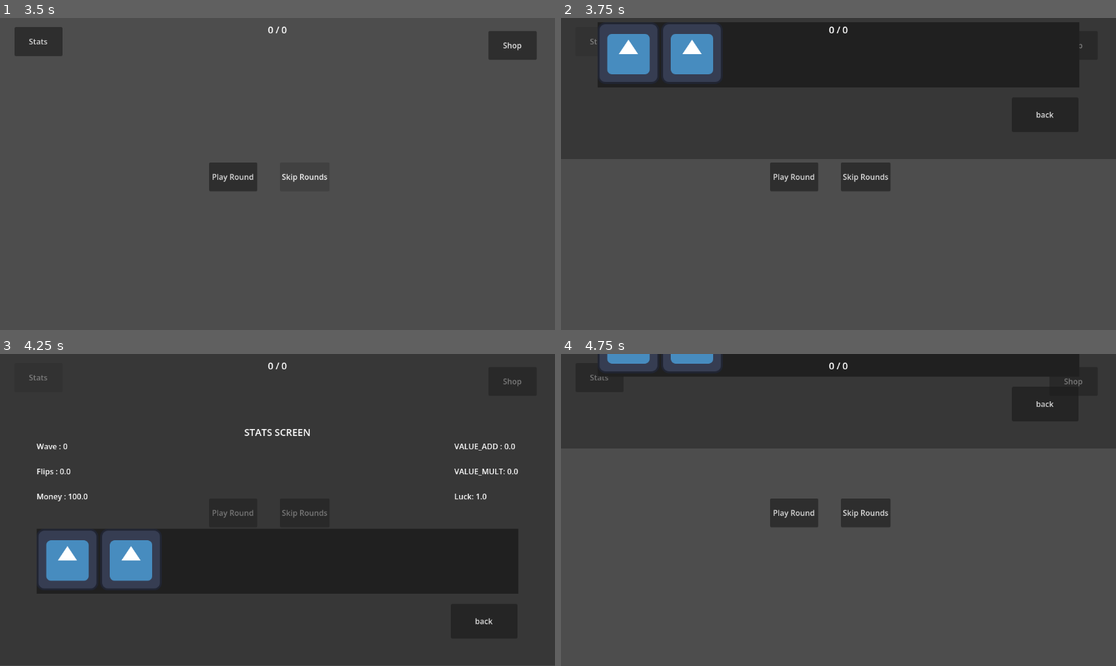
Above: before the commit, frames 1-4 (two rows, left to right).
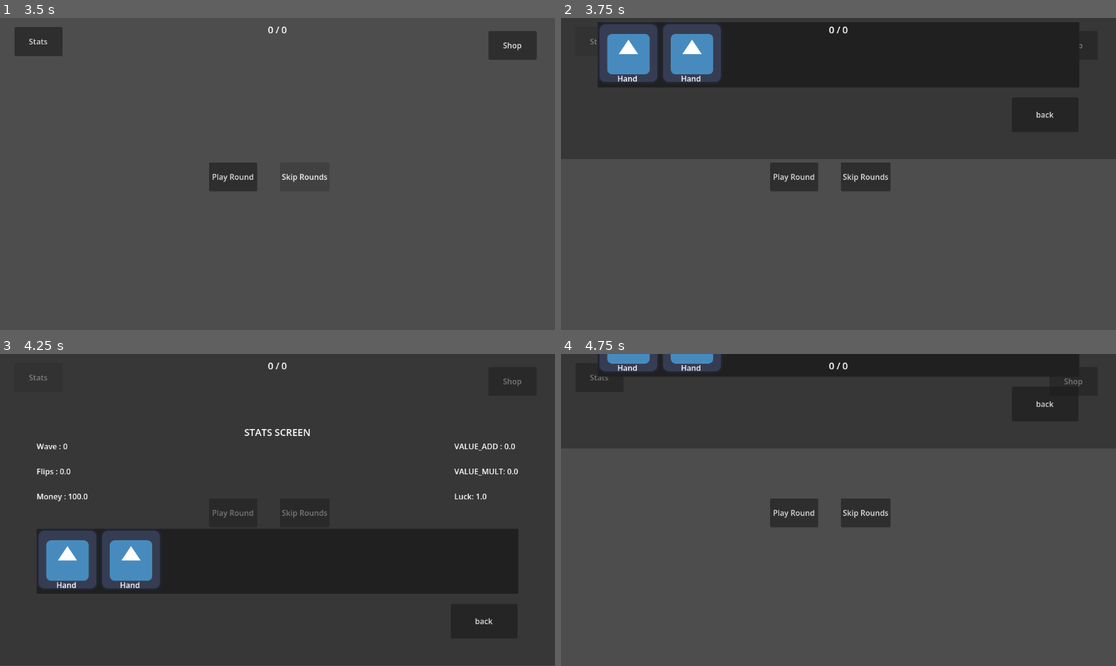
Above: after the commit, the same moments.

Repository: iceknith/Organ-Gambler-Full
Game: Godot game, scene res://src/game_scenes/main/main.tscn
The game is run twice, just before and just after one commit, with the same random seed, the same clock (stepped at 60 frames per second) and the same inputs. The engine's default icon, where the game draws it, is replaced by a stand-in: a white triangle on a blue panel in a dark square.
Inputs (mouse positions are in pixels of both pictures, inside the frame that each line leads up to):
- Up to frame 1 (3.5 s): click "Play Round" at 0.5 s; click "Play Round" at 1.25 s; click "Skip Rounds" at 2 s; click "Skip Rounds" at 2.75 s
- Up to frame 2 (3.75 s): click "Stats" at 3.5 s
- Up to frame 3 (4.25 s): no input
- Up to frame 4 (4.75 s): tap Enter (ui_accept) at 4.25, 4.52 s; move the mouse to (960, 494) at 4.27 s; hold D from 4.28 s (still down); hold Shift from 4.28 s (still down); click (960, 494) at 4.42 s

Frame 1 is identical in both runs. In frame 2, less than 0.1% of the frame differs, in the area x 10-26%, y 18-21%; in frame 3, less than 0.1%; in frame 4, less than 0.1%.

Commit message:
better UI (shop and stats)

Diff:
--- a/src/game_scenes/main/main.tscn
+++ b/src/game_scenes/main/main.tscn
@@ -42,7 +42,7 @@
 invert_transition_duration = 0.2
 metadata/_custom_type_script = "uid://n5ob7nt03h06"
 
-[node name="Main" type="Node"]
+[node name="Main" type="Node" unique_id=772844155]
 script = ExtResource("1_b4anw")
 scenes = Dictionary[String, ExtResource("2_doc06")]({
 "hub": SubResource("Resource_010ik"),
@@ -52,6 +52,6 @@
 })
 firstScene = "hub"
 
-[node name="Overlay" parent="." instance=ExtResource("2_3j4ov")]
+[node name="Overlay" parent="." unique_id=84731054 instance=ExtResource("2_3j4ov")]
 
-[node name="GameScenes" type="Node" parent="."]
+[node name="GameScenes" type="Node" parent="." unique_id=174006873]
--- a/src/game_scenes/shop/shop_items/shopItem.tscn
+++ b/src/game_scenes/shop/shop_items/shopItem.tscn
@@ -1,16 +1,31 @@
 [gd_scene format=3 uid="uid://c8fa3kgbigp78"]
 
-[node name="ShopItem" type="Control"]
+[node name="ShopItem" type="Control" unique_id=236494815]
 custom_minimum_size = Vector2(100, 100)
 layout_mode = 3
 anchors_preset = 0
 offset_right = 100.0
 offset_bottom = 100.0
 
-[node name="Button" type="Button" parent="."]
+[node name="Button" type="Button" parent="." unique_id=929371732]
 custom_minimum_size = Vector2(100, 100)
 layout_mode = 0
 offset_right = 100.0
 offset_bottom = 100.0
 tooltip_text = "Default"
 text = "Default"
+
+[node name="Label" type="Label" parent="Button" unique_id=1911731585]
+modulate = Color(1, 0, 0, 1)
+layout_mode = 1
+anchors_preset = 7
+anchor_left = 0.5
+anchor_top = 1.0
+anchor_right = 0.5
+anchor_bottom = 1.0
+offset_left = -14.0
+offset_top = -23.0
+offset_right = 14.0
+grow_horizontal = 2
+grow_vertical = 0
+text = "$$$"
--- a/src/game_scenes/shop/shop_items/shopItemOrgan.tscn
+++ b/src/game_scenes/shop/shop_items/shopItemOrgan.tscn
@@ -1,9 +1,9 @@
-[gd_scene load_steps=3 format=3 uid="uid://db1hyym0rlvn2"]
+[gd_scene format=3 uid="uid://db1hyym0rlvn2"]
 
 [ext_resource type="PackedScene" uid="uid://c8fa3kgbigp78" path="res://src/game_scenes/shop/shop_items/shopItem.tscn" id="1_megjr"]
 [ext_resource type="Script" uid="uid://cos51gl7i2nbb" path="res://src/game_scenes/shop/shop_items/shop_item_organ.gd" id="2_jy0rg"]
 
-[node name="ShopItem" instance=ExtResource("1_megjr")]
+[node name="ShopItem" unique_id=94430247 instance=ExtResource("1_megjr")]
 scale = Vector2(1.0038216, 1)
 size_flags_vertical = 3
 script = ExtResource("2_jy0rg")
--- a/src/game_scenes/shop/shop_items/shop_item_coin.gd
+++ b/src/game_scenes/shop/shop_items/shop_item_coin.gd
@@ -21,6 +21,7 @@
 		$Button.text = new_coin.name
 		tooltip1 = new_coin.name
 		tooltip2 = new_coin.description
+		$Button.get_child(0).text= str(new_coin.base_cost)
 	else:
 		tooltip1 = ""
 		tooltip2 = ""
--- a/src/game_scenes/shop/shop_items/shop_item_organ.gd
+++ b/src/game_scenes/shop/shop_items/shop_item_organ.gd
@@ -21,6 +21,7 @@
 		$Button.text = new_organ.name
 		tooltip1 = new_organ.name
 		tooltip2 = new_organ.description
+		$Button.get_child(0).text=  str(new_organ.base_cost)
 	else:
 		tooltip1 = ""
 		tooltip2 = ""
@@ -30,6 +31,6 @@
 func bought():
 	super.bought()
 	#ajout de l'organe à l'inventaire
-	Player.organs.append(organ)
+	Player.add_organ(organ)
 	set("organ",null)
 	pass
--- a/src/game_scenes/stats/organ_display_container.gd
+++ b/src/game_scenes/stats/organ_display_container.gd
@@ -13,4 +13,5 @@
 		#print(str(organ))
 		image = oldImage.duplicate()
 		#image.texture = load(OrganVars.organs[organ]["image"])
+		image.get_child(0).text = organ.name
 		add_child(image)
--- a/src/game_scenes/stats/stats.gd
+++ b/src/game_scenes/stats/stats.gd
@@ -21,7 +21,7 @@
 	# Stats Changing
 	Player.money_change.connect(_on_money_changed)
 	Player.organ_added.connect(_refresh_organ)
-	Player.organ_removed.connect(_refresh_organ)
+	#Player.organ_removed.connect(_refresh_organ)
 
 	# Button signals
 	$Back.pressed.connect(Main.main.go_back)
@@ -37,8 +37,9 @@
 	label_2.text = label_2.text.replace("$VALUE_MULT", str(Player.get_attribute(Player.Attributes.VALUE_MULT)))
 	label_2.text = label_2.text.replace("$Luck", str(Player.get_attribute(Player.Attributes.LUCK)))
 
-func _on_money_changed()->void:
+func _on_money_changed(new_money_count:float=0)->void:
 	refresh()
+
 
 func _refresh_organ(_organ_changed:Organ=null)->void:
 	organs_container.load_organs()
--- a/src/game_scenes/stats/stats.tscn
+++ b/src/game_scenes/stats/stats.tscn
@@ -89,8 +89,23 @@
 script = ExtResource("2_plk11")
 
 [node name="TextureRect" type="TextureRect" parent="VBoxContainer/ScrollContainer/MarginContainer/OrgansContainer" unique_id=1128053198]
+modulate = Color(0.9955804, 0.99558026, 0.99558026, 1)
 layout_mode = 2
 texture = ExtResource("2_6o8qp")
+
+[node name="Label" type="Label" parent="VBoxContainer/ScrollContainer/MarginContainer/OrgansContainer/TextureRect" unique_id=1296885109]
+layout_mode = 1
+anchors_preset = 7
+anchor_left = 0.5
+anchor_top = 1.0
+anchor_right = 0.5
+anchor_bottom = 1.0
+offset_left = -23.5
+offset_top = -23.0
+offset_right = 23.5
+grow_horizontal = 2
+grow_vertical = 0
+text = "HAND"
 
 [node name="Back" type="Button" parent="." unique_id=1706379004]
 layout_mode = 1
Not shown: 1 places in src/game_scenes/main/main.tscn that only renumber resources
Not shown: 1 places in src/objects/bonuses/list/simpleBonus1.tres that only renumber resources
Not shown: 1 places in src/objects/bonuses/list/simpleBonus2.tres that only renumber resources
Not shown: 1 places in src/objects/organs/list/hand.tres that only renumber resources
Not shown: 1 places in src/objects/organs/list/hand_debug.tres that only renumber resources
Not shown: 1 places in src/objects/organs/list/leg.tres that only renumber resources
Not shown: 1 places in src/objects/organs/list/teeth.tres that only renumber resources
